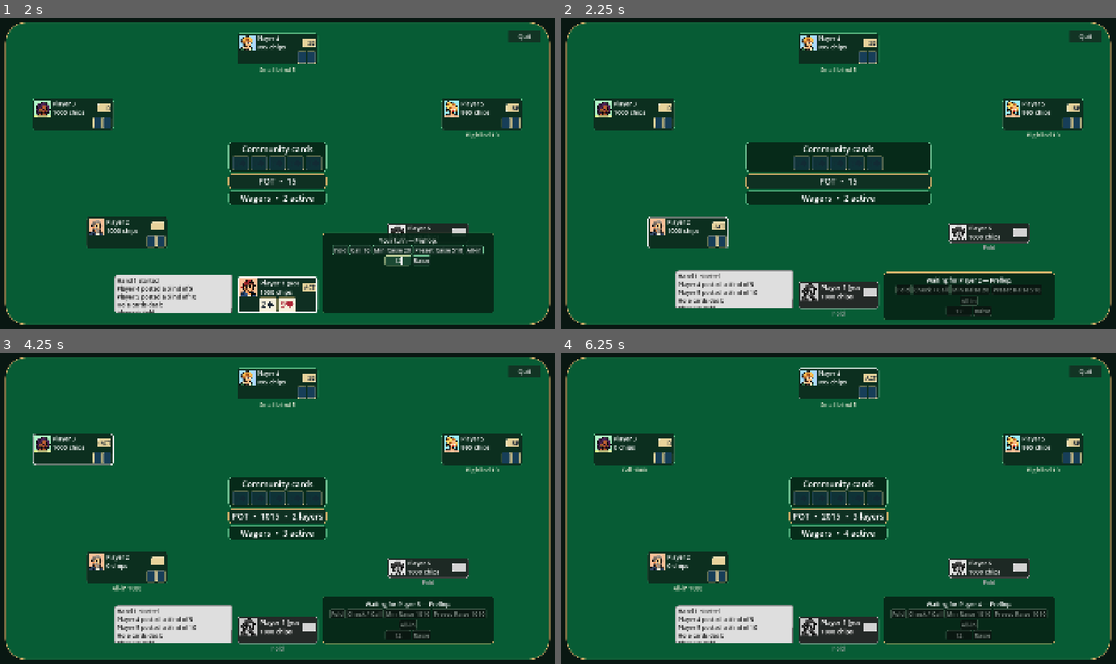
Above: before the commit, frames 1-4 (two rows, left to right).
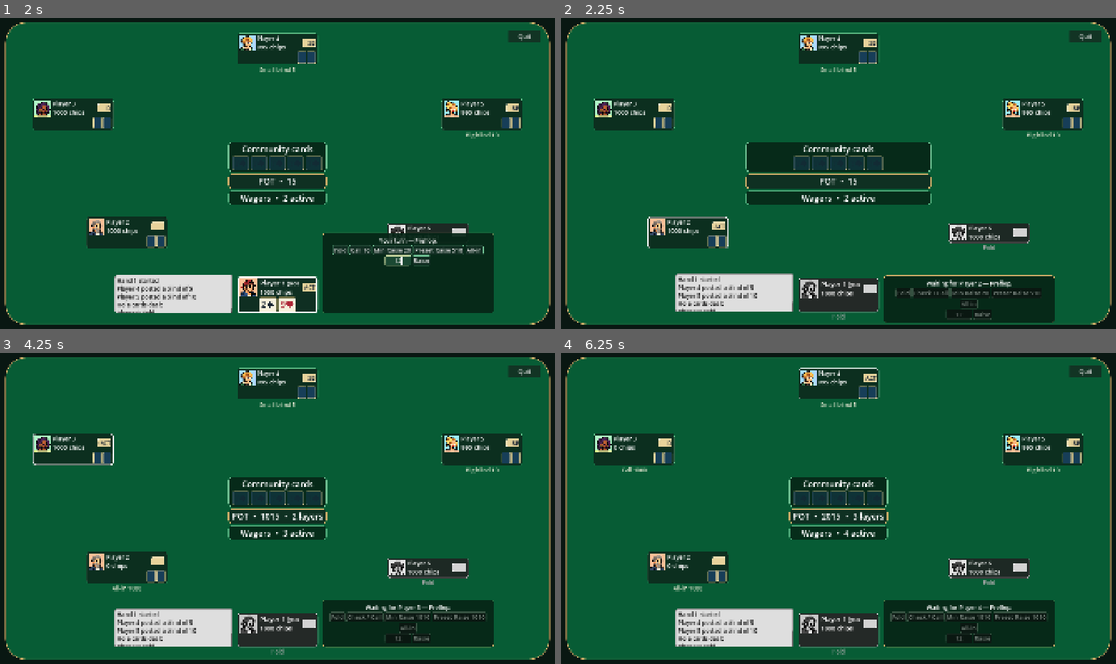
Above: after the commit, the same moments.

Repository: rofferdal/pokahdot
Game: Godot game, scene res://scenes/main.tscn
The game is run twice, just before and just after one commit, with the same random seed, the same clock (stepped at 60 frames per second) and the same inputs.
Inputs (mouse positions are in pixels of both pictures, inside the frame that each line leads up to):
- Up to frame 1 (2 s): click "Start tournament" at 0.5 s; click (399, 260) at 1.27 s; type "12" at 1.35 s
- Up to frame 2 (2.25 s): click "Fold" at 2 s
- Up to frame 3 (4.25 s): tap Enter at 2.75 s; move the mouse to (399, 492) at 2.77 s; hold Shift 2.78-3.5 s; click (399, 492) at 2.92 s; tap Space at 3.5 s; drag from (166, 524) to (249, 570) at 3.52 s
- Up to frame 4 (6.25 s): move the mouse to (894, 440) at 4.27 s; tap Ctrl at 4.35 s; click (894, 440) at 4.42 s; tap Enter at 5 s; drag from (810, 570) to (672, 461) at 5.02 s; tap Space at 5.75 s; move the mouse to (1005, 555) at 5.77 s; tap Alt at 5.85 s; click (1005, 555) at 5.92 s

Frame 1 is identical in both runs. In frame 2, 3.7% of the frame differs, in the area x 20-89%, y 81-98%; in frame 3, 3.9%, in the area x 20-89%, y 78-98%; in frame 4, 3.9%.

Commit message:
Android readability

Diff:
--- /dev/null
+++ b/scripts/gui/gui_mobile_table_layout.gd
@@ -0,0 +1,202 @@
+class_name GuiMobileTableLayout
+extends RefCounted
+
+## Applies presentation-only sizing for tall Web and mobile table surfaces.
+
+const OPPONENT_AVATAR_SIZE := Vector2(56, 56)
+const HERO_AVATAR_SIZE := Vector2(64, 64)
+const OPPONENT_CARD_SIZE := Vector2(30, 38)
+const GUI_MINIMUM_FONT_SIZE: int = 20
+const OPPONENT_CHIP_FONT_SIZE: int = 22
+const MOBILE_PORTRAIT_ASPECT_RATIO: float = 1.2
+const MOBILE_MAX_CONTENT_SCALE: float = 2.0
+const MOBILE_OPPONENT_MAX_VERTICAL_POSITION: float = 0.6
+
+
+static func is_mobile_portrait(surface_size: Vector2) -> bool:
+	return surface_size.y / surface_size.x >= MOBILE_PORTRAIT_ASPECT_RATIO
+
+
+static func content_scale(surface_size: Vector2) -> float:
+	return clampf(
+		minf(surface_size.x / 480.0, surface_size.y / 1200.0), 1.0, MOBILE_MAX_CONTENT_SCALE
+	)
+
+
+static func opponent_position(position: Vector2, mobile_portrait: bool) -> Vector2:
+	if not mobile_portrait:
+		return position
+	return Vector2(position.x, minf(position.y, MOBILE_OPPONENT_MAX_VERTICAL_POSITION))
+
+
+static func apply_seat_typography(
+	panel: PanelContainer,
+	mobile_portrait: bool,
+	scale: float,
+	is_hero: bool,
+) -> void:
+	var content_scale: float = scale if mobile_portrait else 1.0
+	var avatar := panel.find_child("Avatar", true, false) as TextureRect
+	if avatar != null:
+		avatar.custom_minimum_size = (
+			(HERO_AVATAR_SIZE if is_hero else OPPONENT_AVATAR_SIZE) * content_scale
+		)
+	var name_label := panel.find_child("Name", true, false) as Label
+	if name_label != null:
+		name_label.add_theme_font_size_override(
+			"font_size", (23 if is_hero else GUI_MINIMUM_FONT_SIZE) * content_scale
+		)
+	var stack_label := panel.find_child("Stack", true, false) as Label
+	if stack_label != null:
+		stack_label.add_theme_font_size_override(
+			"font_size", OPPONENT_CHIP_FONT_SIZE * content_scale
+		)
+	var marker_label := panel.find_child("Marker", true, false) as Label
+	if marker_label != null:
+		marker_label.custom_minimum_size = Vector2(48.0 * content_scale, 28.0 * content_scale)
+		marker_label.add_theme_font_size_override(
+			"font_size", GUI_MINIMUM_FONT_SIZE * content_scale
+		)
+
+
+static func apply_scale(
+	mobile_portrait: bool,
+	content_scale: float,
+	board_label: Label,
+	pot_label: Label,
+	wager_label: Label,
+	action_status: Label,
+	event_log: RichTextLabel,
+	quit_button: Button,
+	action_controls: Array[Control],
+	card_slots: HBoxContainer,
+	seat_widgets: Dictionary[int, PanelContainer],
+	seat_action_widgets: Dictionary[int, Label],
+	seat_showdown_widgets: Dictionary[int, Label],
+) -> void:
+	var scale: float = content_scale if mobile_portrait else 1.0
+	board_label.add_theme_font_size_override("font_size", 29 * scale)
+	pot_label.add_theme_font_size_override("font_size", 29 * scale)
+	wager_label.add_theme_font_size_override("font_size", 29 * scale)
+	action_status.add_theme_font_size_override("font_size", GUI_MINIMUM_FONT_SIZE * scale)
+	event_log.add_theme_font_size_override("normal_font_size", GUI_MINIMUM_FONT_SIZE * scale)
+	quit_button.add_theme_font_size_override("font_size", 21 * scale)
+	for control: Control in action_controls:
+		control.add_theme_font_size_override("font_size", 21 * scale)
+	for card: Control in card_slots.get_children():
+		_scale_card_face(card, Vector2(30.0, 38.0) * scale, 29 * scale)
+	for seat: int in seat_widgets:
+		var panel: PanelContainer = seat_widgets[seat]
+		for card: Control in panel.find_children("*", "Control", true, false):
+			if card.name.begins_with("CardBack"):
+				card.custom_minimum_size = OPPONENT_CARD_SIZE * scale
+			elif card.name.begins_with("ShowdownCard"):
+				_scale_card_face(card, OPPONENT_CARD_SIZE * scale, 20 * scale)
+			elif card.name.begins_with("HeroCard"):
+				_scale_card_face(card, Vector2(54.0, 42.0) * scale, 29 * scale)
+		var action_label: Label = seat_action_widgets.get(seat)
+		if action_label != null:
+			action_label.add_theme_font_size_override("font_size", GUI_MINIMUM_FONT_SIZE * scale)
+		var showdown_label: Label = seat_showdown_widgets.get(seat)
+		if showdown_label != null:
+			showdown_label.add_theme_font_size_override("font_size", GUI_MINIMUM_FONT_SIZE * scale)
+
+
+static func layout_seat_action_label(
+	label: Label,
+	panel: PanelContainer,
+	compact_layout: bool,
+	scale: float,
+) -> void:
+	if label == null:
+		return
+	label.size = Vector2(panel.size.x, (20.0 if not compact_layout else 17.0) * scale)
+	label.position = Vector2(panel.position.x, panel.position.y + panel.size.y + 2.0)
+
+
+static func layout_seat_showdown_label(
+	label: Label,
+	panel: PanelContainer,
+	compact_layout: bool,
+	scale: float,
+) -> void:
+	if label == null or not label.visible:
+		return
+	label.size = Vector2(panel.size.x, (22.0 if compact_layout else 24.0) * scale)
+	label.position = Vector2(panel.position.x, maxf(0.0, panel.position.y - label.size.y - 2.0))
+
+
+static func layout_human_adjacent_panels(
+	surface_size: Vector2,
+	compact_layout: bool,
+	content_scale: float,
+	hero_panel: PanelContainer,
+	action_panel: PanelContainer,
+	event_log: RichTextLabel,
+) -> void:
+	if hero_panel == null:
+		return
+	if compact_layout:
+		_layout_compact_human_panels(
+			surface_size, hero_panel, content_scale, action_panel, event_log
+		)
+		return
+	var action_size := Vector2(clampf(surface_size.x * 0.32, 560.0, 640.0), 104.0)
+	action_size = Vector2(
+		maxf(action_size.x, action_panel.get_combined_minimum_size().x),
+		maxf(action_size.y, action_panel.get_combined_minimum_size().y),
+	)
+	var event_size := Vector2(clampf(surface_size.x * 0.22, 380.0, 440.0), 132.0)
+	event_size = Vector2(
+		maxf(event_size.x, event_log.get_combined_minimum_size().x),
+		maxf(event_size.y, event_log.get_combined_minimum_size().y),
+	)
+	var panel_y: float = minf(
+		hero_panel.position.y + hero_panel.size.y - action_size.y,
+		surface_size.y - action_size.y - 12.0,
+	)
+	action_panel.size = action_size
+	action_panel.position = Vector2(
+		minf(
+			surface_size.x - action_size.x - 12.0,
+			hero_panel.position.x + hero_panel.size.x + 14.0,
+		),
+		panel_y,
+	)
+	event_log.size = event_size
+	event_log.position = Vector2(
+		maxf(12.0, hero_panel.position.x - event_size.x - 14.0),
+		clampf(
+			hero_panel.position.y + hero_panel.size.y - event_size.y,
+			12.0,
+			surface_size.y - event_size.y - 12.0,
+		),
+	)
+
+
+static func _layout_compact_human_panels(
+	surface_size: Vector2,
+	hero_panel: PanelContainer,
+	content_scale: float,
+	action_panel: PanelContainer,
+	event_log: RichTextLabel,
+) -> void:
+	var panel_width: float = surface_size.x - 24.0
+	var action_height: float = maxf(
+		150.0 * content_scale, action_panel.get_combined_minimum_size().y
+	)
+	action_panel.size = Vector2(panel_width, action_height)
+	action_panel.position = Vector2(12.0, maxf(12.0, hero_panel.position.y - action_height - 8.0))
+	var event_height: float = 82.0 * content_scale
+	event_log.size = Vector2(panel_width, event_height)
+	event_log.position = Vector2(12.0, maxf(12.0, action_panel.position.y - event_height - 8.0))
+
+
+static func _scale_card_face(card: Control, size: Vector2, rank_font_size: int) -> void:
+	card.custom_minimum_size = size
+	var rank_label := card.find_child("Rank", true, false) as Label
+	if rank_label != null:
+		rank_label.add_theme_font_size_override("font_size", rank_font_size)
+	var suit := card.find_child("Suit", true, false) as TextureRect
+	if suit != null:
+		suit.custom_minimum_size = Vector2(rank_font_size * 0.9, rank_font_size * 0.9)
--- a/scripts/gui/poker_table_controller.gd
+++ b/scripts/gui/poker_table_controller.gd
@@ -9,6 +9,7 @@
 const GuiMatchProgressInspectorScript := preload(
 	"res://scripts/gui/gui_match_progress_inspector.gd"
 )
+const GuiMobileTableLayoutScript := preload("res://scripts/gui/gui_mobile_table_layout.gd")
 const GuiTableStyleScript := preload("res://scripts/gui/gui_table_style.gd")
 const ShowdownHandFormatterScript := preload("res://scripts/gui/showdown_hand_formatter.gd")
 const TableSeatLayoutScript := preload("res://scripts/gui/table_seat_layout.gd")
@@ -842,32 +843,97 @@
 	var surface_size: Vector2 = _surface.size
 	if surface_size.x <= 0.0 or surface_size.y <= 0.0:
 		return
+	var mobile_portrait_layout: bool = GuiMobileTableLayoutScript.is_mobile_portrait(surface_size)
+	var mobile_content_scale: float = GuiMobileTableLayoutScript.content_scale(surface_size)
+	(
+		GuiMobileTableLayoutScript
+		. apply_scale(
+			mobile_portrait_layout,
+			mobile_content_scale,
+			_board_label,
+			_pot_label,
+			_wager_label,
+			_action_status,
+			_event_log,
+			_quit_button,
+			[
+				_fold_button,
+				_check_call_button,
+				_min_wager_button,
+				_half_wager_button,
+				_wager_input,
+				_wager_button,
+				_all_in_button,
+			],
+			_card_slots,
+			_seat_widgets,
+			_seat_action_widgets,
+			_seat_showdown_widgets,
+		)
+	)
 	var center_minimum_size: Vector2 = _center_zone.get_combined_minimum_size()
 	var center_size := Vector2(
-		maxf(clampf(surface_size.x * 0.48, 230.0, 340.0), center_minimum_size.x),
-		maxf(184.0, center_minimum_size.y),
+		maxf(
+			clampf(
+				surface_size.x * (0.56 if mobile_portrait_layout else 0.48),
+				230.0,
+				680.0 if mobile_portrait_layout else 340.0,
+			),
+			center_minimum_size.x,
+		),
+		maxf(
+			184.0 * mobile_content_scale if mobile_portrait_layout else 184.0, center_minimum_size.y
+		),
 	)
 	_center_zone.size = center_size
 	_center_zone.position = (surface_size - center_size) * 0.5
 	if _seat_widgets.is_empty():
 		return
-	var compact_layout: bool = surface_size.x < 600.0
+	var compact_layout: bool = surface_size.x < 600.0 or mobile_portrait_layout
 	var seat_width: float = (
-		clampf(surface_size.x * 0.27, 104.0, 140.0)
-		if compact_layout
-		else clampf(surface_size.x * 0.23, 250.0, 280.0)
+		clampf(
+			surface_size.x * 0.32,
+			104.0 * mobile_content_scale,
+			280.0 * mobile_content_scale,
+		)
+		if mobile_portrait_layout
+		else (
+			clampf(surface_size.x * 0.27, 104.0, 140.0)
+			if compact_layout
+			else clampf(surface_size.x * 0.23, 250.0, 280.0)
+		)
 	)
 	var seat_count: int = _seat_widgets.size()
 	for seat: int in _seat_widgets:
 		var is_hero: bool = seat == _bound_view.hero_seat
-		var seat_size := Vector2(seat_width, 96.0) if is_hero else Vector2(seat_width, 70.0)
+		var seat_size := (
+			Vector2(seat_width, 96.0 * mobile_content_scale)
+			if is_hero
+			else Vector2(seat_width, 70.0 * mobile_content_scale)
+		)
 		if compact_layout and is_hero:
-			seat_size = Vector2(clampf(surface_size.x * 0.56, 190.0, 220.0), 80.0)
+			seat_size = Vector2(
+				clampf(
+					surface_size.x * (0.76 if mobile_portrait_layout else 0.56),
+					190.0 * mobile_content_scale,
+					440.0 * mobile_content_scale,
+				),
+				80.0 * mobile_content_scale,
+			)
 		var normalized_position: Vector2 = _normalized_seat_position(
 			_visual_slot_for_seat(seat, seat_count), seat_count, is_hero
 		)
+		normalized_position = (
+			GuiMobileTableLayoutScript
+			. opponent_position(
+				normalized_position,
+				mobile_portrait_layout and mobile_content_scale > 1.0 and not is_hero,
+			)
+		)
 		var panel: PanelContainer = _seat_widgets[seat]
-		_apply_compact_seat_typography(panel, compact_layout, is_hero)
+		GuiMobileTableLayoutScript.apply_seat_typography(
+			panel, mobile_portrait_layout, mobile_content_scale, is_hero
+		)
 		var minimum_size: Vector2 = panel.get_combined_minimum_size()
 		var resolved_seat_size := Vector2(
 			maxf(seat_size.x, minimum_size.x), maxf(seat_size.y, minimum_size.y)
@@ -880,96 +946,23 @@
 			clampf(intended_position.x, 0.0, surface_size.x - resolved_seat_size.x),
 			clampf(intended_position.y, 0.0, surface_size.y - resolved_seat_size.y),
 		)
-		_layout_seat_action_label(seat, panel, compact_layout)
-		_layout_seat_showdown_label(seat, panel, compact_layout)
-	_layout_human_adjacent_panels(surface_size, compact_layout)
-
-
-func _layout_seat_action_label(seat: int, panel: PanelContainer, compact_layout: bool) -> void:
-	var action_label: Label = _seat_action_widgets.get(seat)
-	if action_label == null:
-		return
-	var action_height: float = 20.0 if not compact_layout else 17.0
-	action_label.size = Vector2(panel.size.x, action_height)
-	action_label.position = Vector2(panel.position.x, panel.position.y + panel.size.y + 2.0)
-
-
-func _layout_seat_showdown_label(seat: int, panel: PanelContainer, compact_layout: bool) -> void:
-	var showdown_label: Label = _seat_showdown_widgets.get(seat)
-	if showdown_label == null or not showdown_label.visible:
-		return
-	var label_height: float = 22.0 if compact_layout else 24.0
-	showdown_label.size = Vector2(panel.size.x, label_height)
-	showdown_label.position = Vector2(
-		panel.position.x, maxf(0.0, panel.position.y - showdown_label.size.y - 2.0)
-	)
-
-
-func _layout_human_adjacent_panels(surface_size: Vector2, compact_layout: bool) -> void:
-	var hero_panel: PanelContainer = _seat_widgets.get(_bound_view.hero_seat)
-	if hero_panel == null:
-		return
-	if compact_layout:
-		_layout_compact_human_panels(surface_size, hero_panel)
-		return
-	var action_size := Vector2(clampf(surface_size.x * 0.32, 560.0, 640.0), 104.0)
-	action_size = Vector2(
-		maxf(action_size.x, _action_panel.get_combined_minimum_size().x),
-		maxf(action_size.y, _action_panel.get_combined_minimum_size().y),
-	)
-	var event_size := Vector2(clampf(surface_size.x * 0.22, 380.0, 440.0), 132.0)
-	event_size = Vector2(
-		maxf(event_size.x, _event_log.get_combined_minimum_size().x),
-		maxf(event_size.y, _event_log.get_combined_minimum_size().y),
-	)
-	var panel_y: float = minf(
-		hero_panel.position.y + hero_panel.size.y - action_size.y,
-		surface_size.y - action_size.y - 12.0,
-	)
-	_action_panel.size = action_size
-	_action_panel.position = Vector2(
-		minf(
-			surface_size.x - action_size.x - 12.0,
-			hero_panel.position.x + hero_panel.size.x + 14.0,
-		),
-		panel_y,
-	)
-	_event_log.size = event_size
-	_event_log.position = Vector2(
-		maxf(12.0, hero_panel.position.x - event_size.x - 14.0),
-		clampf(
-			hero_panel.position.y + hero_panel.size.y - event_size.y,
-			12.0,
-			surface_size.y - event_size.y - 12.0,
-		),
-	)
-
-
-func _layout_compact_human_panels(surface_size: Vector2, hero_panel: PanelContainer) -> void:
-	var panel_width: float = surface_size.x - 24.0
-	var action_height: float = maxf(150.0, _action_panel.get_combined_minimum_size().y)
-	_action_panel.size = Vector2(panel_width, action_height)
-	_action_panel.position = Vector2(12.0, maxf(12.0, hero_panel.position.y - action_height - 8.0))
-	_event_log.size = Vector2(panel_width, 82.0)
-	_event_log.position = Vector2(12.0, maxf(12.0, _action_panel.position.y - 90.0))
-
-
-func _apply_compact_seat_typography(
-	panel: PanelContainer,
-	compact_layout: bool,
-	is_hero: bool,
-) -> void:
-	if not compact_layout or is_hero:
-		return
-	var avatar := panel.find_child("Avatar", true, false) as TextureRect
-	if avatar != null:
-		avatar.custom_minimum_size = OPPONENT_AVATAR_SIZE
-	var name_label := panel.find_child("Name", true, false) as Label
-	if name_label != null:
-		name_label.add_theme_font_size_override("font_size", GUI_MINIMUM_FONT_SIZE)
-	var marker_label := panel.find_child("Marker", true, false) as Label
-	if marker_label != null:
-		marker_label.add_theme_font_size_override("font_size", GUI_MINIMUM_FONT_SIZE)
+		GuiMobileTableLayoutScript.layout_seat_action_label(
+			_seat_action_widgets.get(seat), panel, compact_layout, mobile_content_scale
+		)
+		GuiMobileTableLayoutScript.layout_seat_showdown_label(
+			_seat_showdown_widgets.get(seat), panel, compact_layout, mobile_content_scale
+		)
+	(
+		GuiMobileTableLayoutScript
+		. layout_human_adjacent_panels(
+			surface_size,
+			compact_layout,
+			mobile_content_scale,
+			_seat_widgets.get(_bound_view.hero_seat),
+			_action_panel,
+			_event_log,
+		)
+	)
 
 
 func _visual_slot_for_seat(seat: int, seat_count: int) -> int:
--- /dev/null
+++ b/tests/unit/test_gui_mobile_table_layout.gd
@@ -0,0 +1,78 @@
+extends "res://tests/support/poker_gut_test.gd"
+
+const GuiAvatarCatalogScript := preload("res://scripts/gui/gui_avatar_catalog.gd")
+const PokerTableScene := preload("res://scenes/poker_table.tscn")
+
+
+func test_high_resolution_mobile_portrait_uses_the_available_table_surface() -> void:
+	var table = PokerTableScene.instantiate()
+	table.hide()
+	add_child_autofree(table)
+	table.set_anchors_preset(Control.PRESET_TOP_LEFT)
+	table.size = Vector2(1080, 2340)
+	table.bind_view(_hero_table_view(6), _avatar_assignments(6))
+	table.show()
+	await get_tree().process_frame
+	await get_tree().process_frame
+
+	var surface_size := _surface_size(table)
+	var opponent_panel: PanelContainer = table.get_node("TableMargin/Felt/TableSurface/Seats/Seat1")
+	var opponent_avatar: TextureRect = opponent_panel.find_child("Avatar", true, false)
+	var opponent_name: Label = opponent_panel.find_child("Name", true, false)
+	var board_card: PanelContainer = table.get_node("%CardSlots/CardSlot1")
+	var action_panel: PanelContainer = table.get_node("TableMargin/Felt/TableSurface/ActionPanel")
+	var event_log: RichTextLabel = table.get_node("%EventLog")
+	var hero_panel: PanelContainer = table.get_node("TableMargin/Felt/TableSurface/Seats/Seat0")
+
+	assert_gte(opponent_panel.size.x, surface_size.x * 0.3)
+	assert_gte(opponent_avatar.custom_minimum_size.x, 100.0)
+	assert_gte(opponent_name.get_theme_font_size("font_size"), 38)
+	assert_gte(board_card.custom_minimum_size.x, 55.0)
+	assert_gte(action_panel.size.y, 280.0)
+	assert_gte(event_log.size.y, 150.0)
+	assert_true(
+		action_panel.get_global_rect().encloses(table.get_node("%FoldButton").get_global_rect())
+	)
+	assert_false(action_panel.get_global_rect().intersects(hero_panel.get_global_rect()))
+	assert_false(event_log.get_global_rect().intersects(action_panel.get_global_rect()))
+	for seat: int in range(6):
+		var seat_panel: PanelContainer = table.get_node(
+			"TableMargin/Felt/TableSurface/Seats/Seat%d" % seat
+		)
+		assert_false(action_panel.get_global_rect().intersects(seat_panel.get_global_rect()))
+		assert_false(event_log.get_global_rect().intersects(seat_panel.get_global_rect()))
+
+	table.size = Vector2(2340, 1080)
+	await get_tree().process_frame
+	await get_tree().process_frame
+
+	assert_eq(opponent_avatar.custom_minimum_size, Vector2(56, 56))
+	assert_eq(opponent_name.get_theme_font_size("font_size"), 20)
+	assert_eq(board_card.custom_minimum_size, Vector2(30, 38))
+
+
+func _hero_table_view(player_count: int) -> GameView:
+	var view := GameView.new()
+	view.hero_seat = 0
+	view._hero_hole_cards = [
+		CardData.new(14, CardData.Suit.HEARTS), CardData.new(10, CardData.Suit.CLUBS)
+	]
+	for seat: int in range(player_count):
+		var agent: Agent = (
+			HumanAgent.new() if seat == 0 else RandomAgent.new(RandomNumberGenerator.new())
+		)
+		var player := Player.new(&"display_%d" % seat, "Player %d" % (seat + 1), seat, 100, agent)
+		view._seats.append(PlayerView.new(player))
+	return view
+
+
+func _avatar_assignments(player_count: int) -> Dictionary[int, String]:
+	var paths: PackedStringArray = GuiAvatarCatalogScript.default_avatar_paths()
+	var assignments: Dictionary[int, String] = {}
+	for seat: int in range(player_count):
+		assignments[seat] = paths[seat]
+	return assignments
+
+
+func _surface_size(table: PokerTableController) -> Vector2:
+	return table.get_node("TableMargin/Felt/TableSurface").size
Not shown, added: scripts/gui/gui_mobile_table_layout.gd.uid
Not shown, changed: docs/ARCHITECTURE.md
Not shown, changed: docs/TASKS.md
